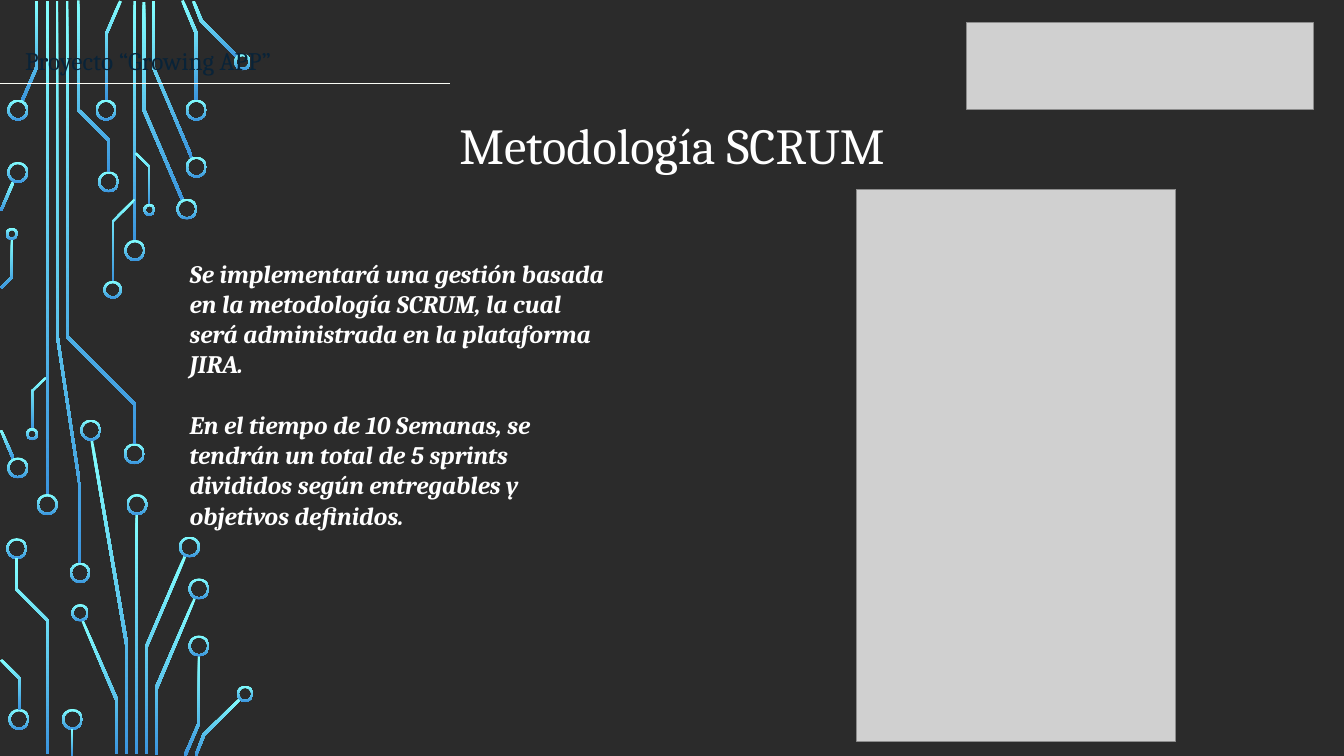
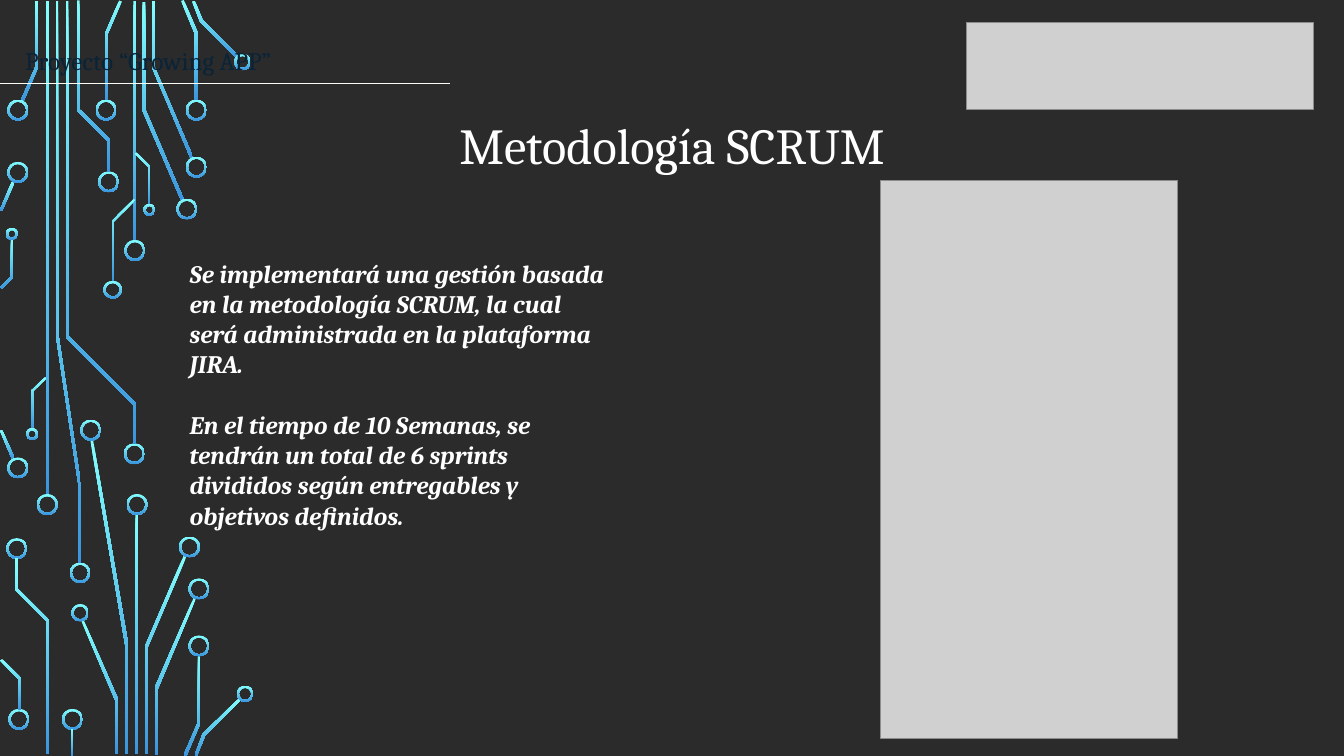
Before and after one commit to DiegoFarias19/GrowingAPP, a slide deck: slide 8 of Entrega Grupal/Presentacion EA1.pptx (slide 9 before the commit). Drawn at 1344x756 pixels with LibreOffice and Linux fonts; fonts in the diff are those of the drawing; grey boxes stand for pictures; background and template pictures are left out; a plain dark background stands for a picture behind light text. Boxes give left, top, right and bottom in pixels: in the first picture for what was removed or moved away, otherwise in the second. Text is boxed around its words. In the diff, an @@ line names an element or a change of style, - is before the commit and + after.

```diff
--- a/Entrega Grupal/Presentacion EA1.pptx
+++ b/Entrega Grupal/Presentacion EA1.pptx
@@ picture: place and size @@
-picture at [857,190,1177,742]
+picture at [881,180,1179,738]
@@ text at [190,416,530,531]: text changed @@
-En el tiempo de 10 Semanas, se tendrán un total de 5 sprints divididos según entregables y objetivos definidos.
+En el tiempo de 10 Semanas, se tendrán un total de 6 sprints divididos según entregables y objetivos definidos.
```
Also in this commit, not shown: 6 other slides changed, 2 other files.
